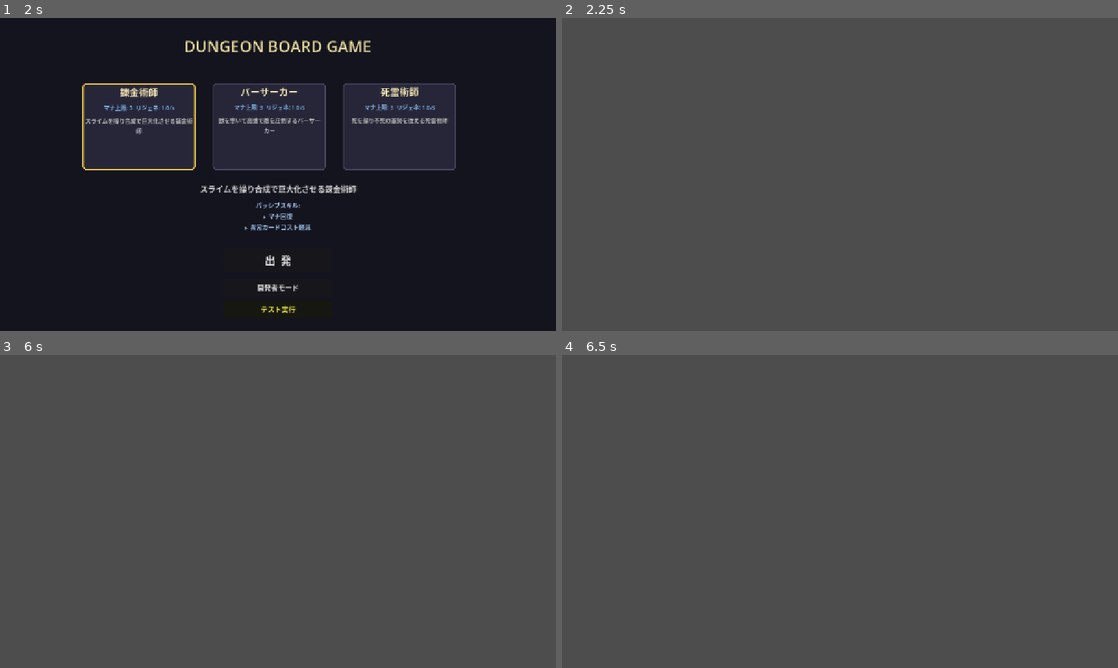
Above: before the commit, frames 1-4 (two rows, left to right).
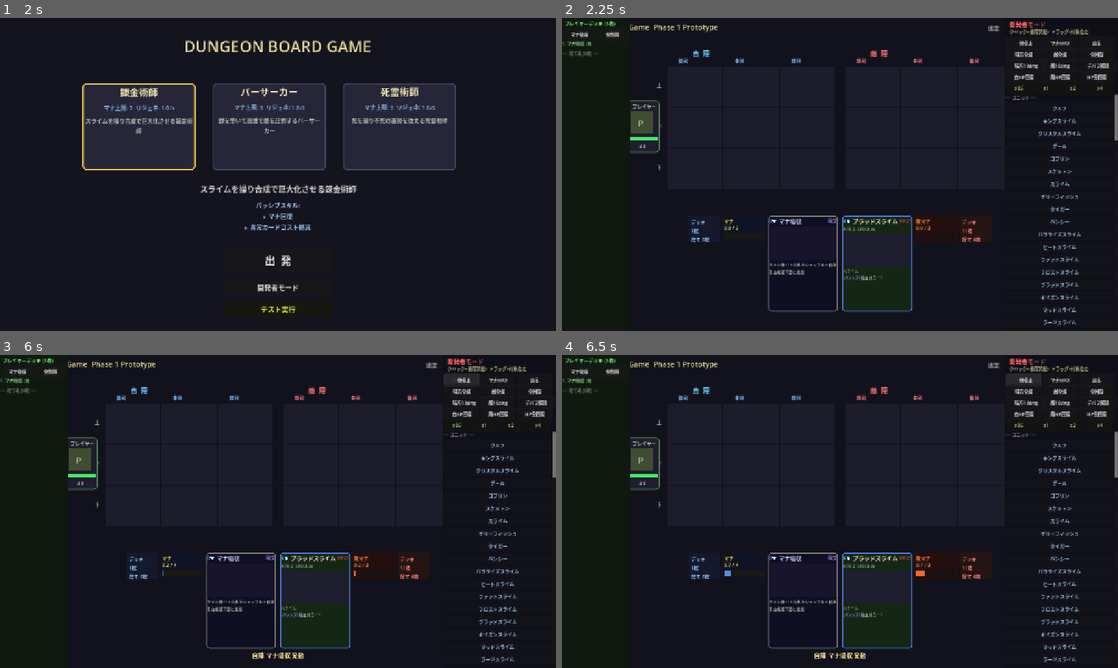
Above: after the commit, the same moments.

Repository: kazumak334-create/dungeon-board-game
Game: Godot game, scene res://scenes/Title.tscn
Two runs of this game, one before a commit and one after it. Both use one fixed random seed, a clock stepped at 60 frames per second and the inputs below.
Inputs (mouse positions are in pixels of both pictures, inside the frame that each line leads up to):
- Up to frame 1 (2 s): click "出 発" at 0.5 s; click "← 戻る" at 1.25 s
- Up to frame 2 (2.25 s): click "開発者モード" at 2 s
- Up to frame 3 (6 s): click (450, 364) at 2.75 s, where only the run after the commit has a clickable "x1"; click (472, 364) at 3.5 s, where only the run after the commit has a clickable "x2"; click (494, 364) at 4.25 s, where only the run after the commit has a clickable "x4"; click (522, 367) at 5 s, where only the run after the commit has a clickable "⏸"; click (461, 380) at 5.75 s, where only the run after the commit has a clickable "一時停止"
- Up to frame 4 (6.5 s): no input

Frame 1 is identical in both runs. In frame 2, 99% of the frame differs, in the area x 0-100%, y 0-100%; in frame 3, 99%; in frame 4, 99%.
Error before the commit: Parse Error: Identifier "_char_hp_bars" not declared in the current scope. (res://scripts/GameUI.gd:488)

Commit message:
fix: update_base_hpの_char_hp_bars参照をoverlay経由に修正
Co-Authored-By: Claude Opus 4.6 (1M context) <noreply@anthropic.com>

Diff:
--- a/scripts/GameUI.gd
+++ b/scripts/GameUI.gd
@@ -485,15 +485,15 @@
 	main.enemy_base_label.text  = "敵陣 本体HP: %d / 30" % main.base_hp[1]
 	# HPバー更新
 	for side in range(2):
-		if _char_hp_bars[side] != null:
+		if _overlay._char_hp_bars[side] != null:
 			var ratio = float(main.base_hp[side]) / 30.0
-			_char_hp_bars[side].size.x = int(70.0 * max(0.0, ratio))
+			_overlay._char_hp_bars[side].size.x = int(70.0 * max(0.0, ratio))
 			var color = Color(0.3, 0.9, 0.4) if side == 0 else Color(0.9, 0.3, 0.3)
 			if ratio < 0.3:
 				color = Color(0.9, 0.2, 0.2)
-			_char_hp_bars[side].color = color
-		if _char_hp_labels[side] != null:
-			_char_hp_labels[side].text = "%d" % main.base_hp[side]
+			_overlay._char_hp_bars[side].color = color
+		if _overlay._char_hp_labels[side] != null:
+			_overlay._char_hp_labels[side].text = "%d" % main.base_hp[side]
 
 func _update_mana() -> void:
 	var mana: float = main.deck_manager.mana
